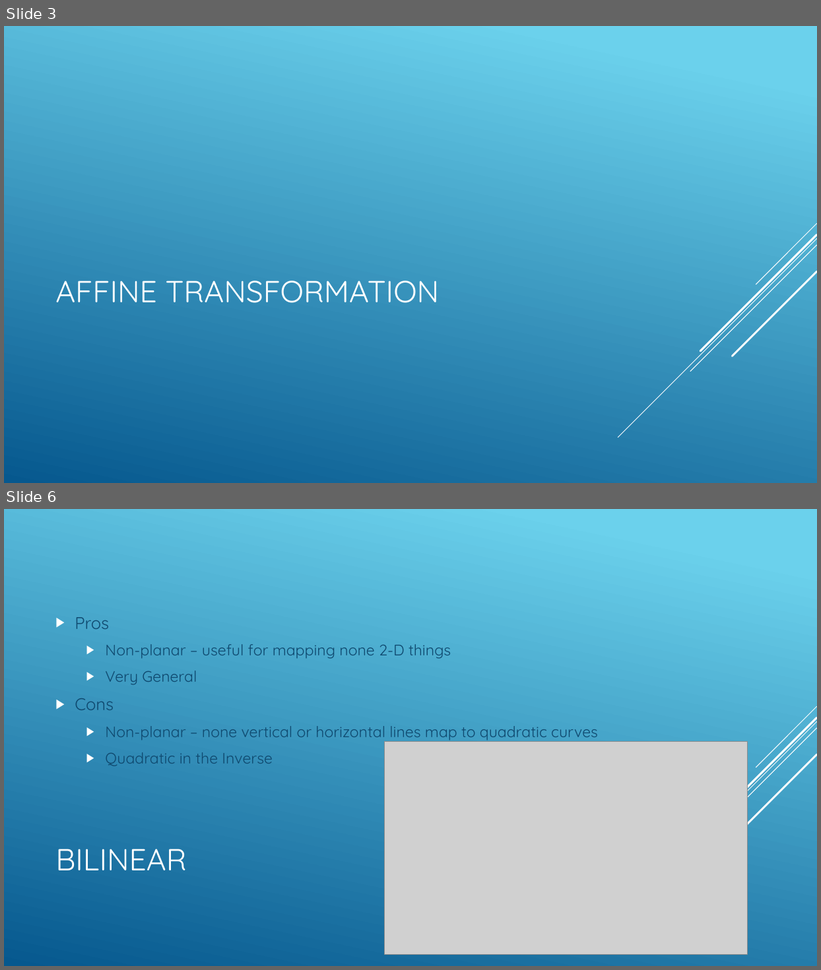
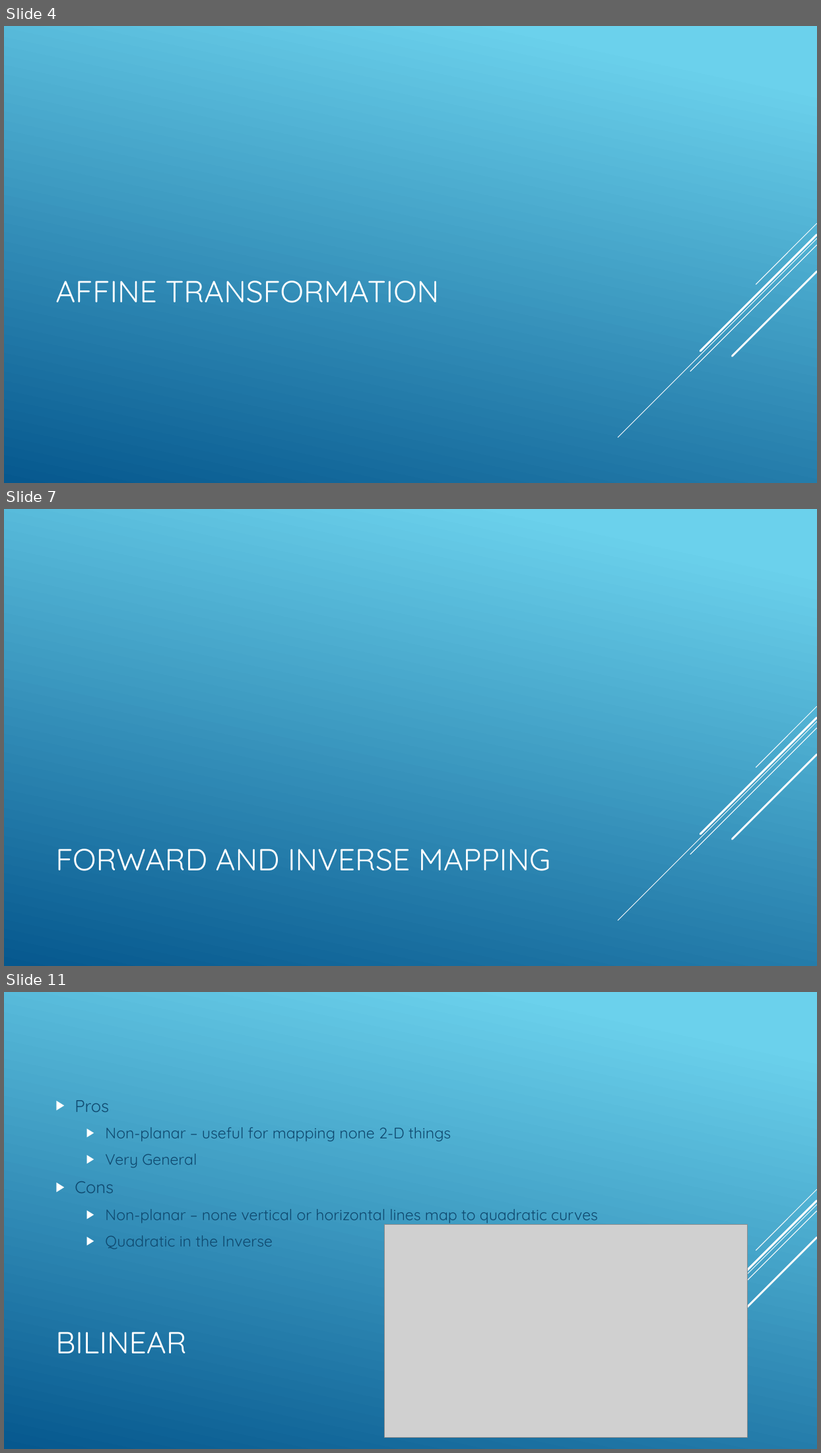
Before and after one commit to jcmanke/ImageProcessingProject, a slide deck: General Morphing.pptx. Shown one above the other, each under a label of ours: slides 3 and 6 before the commit, slides 4, 7 and 11 after it; the slides between them are not shown. The pictures are 821x970 and 821x1453 pixels, drawn with LibreOffice and Linux fonts; fonts in the diff are those of the drawing; grey boxes stand for pictures. Boxes give left, top, right and bottom in pixels: in the first picture for what was removed or moved away, otherwise in the second. Text is boxed around its words. In the diff, an @@ line names an element or a change of style, - is before the commit and + after.

```diff
--- a/General Morphing.pptx
+++ b/General Morphing.pptx
@@ slide 7 added at <box>4,509,817,966</box>, background gradient #6ED2EB to #06588E; not listed: 5 template elements that a slide beside it also shows @@
@@ title added at <box>55,849,550,871</box>, 36 pt, text #FFFFFF @@
+FORWARD AND INVERSE MAPPING
@@ what was slide 3 is now slide 4 @@
@@ what was slide 6 is now slide 11 @@
```
Also in this commit, not shown: 3 slides changed, 4 other slides added, 1 other file.
